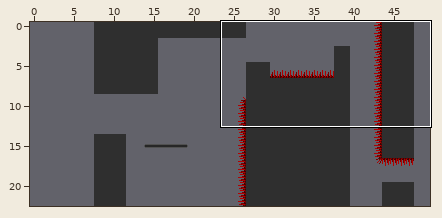
Two states of a Tiled map (JSON), Bin/Levels/Level_11.json. Above: a wide view before the commit, with the close-up outlined.
Close-up. As it was:
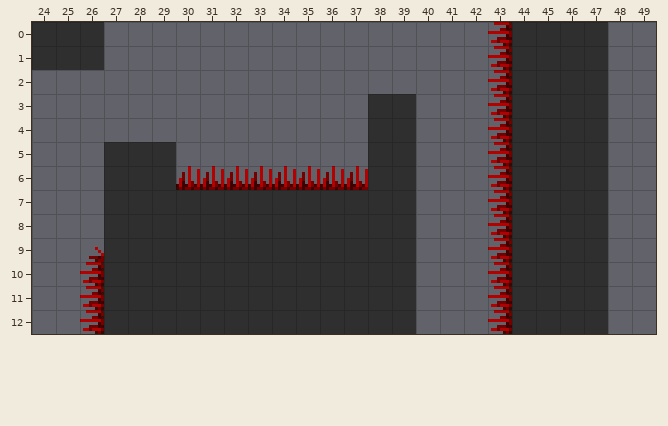
Cells are 8x8 px. Shown: x 24..49, y 0..12. The commit also changed other parts of the map, which this record leaves out. The old version is drawn lined up with the new one.
Now the later version:
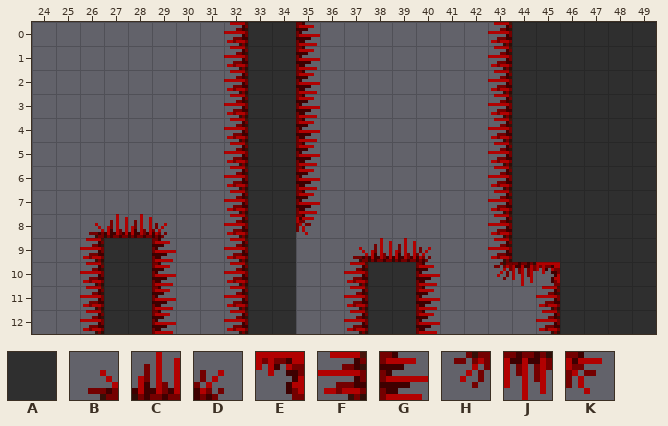
Key: from "passontileset": A 321, B 337, C 338, D 339, E 342, F 369, G 371, H 401, J 402, K 403.
_ is an empty cell.
The edit:
map size 40x23 -> 50x23 cells (old content now starts at 8,0; both pictures use the new coordinates)
Layer "FG1":
The author changed tile C to tile A in row 6 at x 33 to 34.
Tile A now appears in rows 0 to 5 at x 33 to 34 and 48 to 49; in rows 6 to 12 at x 48 to 49.
The author changed tile A to tile B in row 9 at x 37.
Tile B now appears in row 8 at x 26.
The author changed tile A to tile C in row 8 at x 27 to 28; in row 9 at x 38 to 39.
The author changed tile A to tile D in row 8 at x 29.
Tile D now appears in row 9 at x 40.
The author changed tile A to tile E in row 10 at x 45.
The author changed tile A to tile F in rows 7 to 9 at x 32; in row 10 at x 32 and 37; in rows 11 to 12 at x 32, 37 and 45.
The author changed tile B to tile F in row 9 at x 26.
The author changed tile C to tile F in row 6 at x 32.
Tile F now appears in rows 0 to 5 at x 32.
The author changed tile A to tile G in row 7 at x 35; in rows 9 to 12 at x 29.
The author changed tile C to tile G in row 6 at x 35.
Tile G now appears in rows 0 to 5 at x 35; in rows 10 to 12 at x 40.
The author changed tile F to tile H in row 10 at x 43.
The author changed tile A to tile J in row 10 at x 44.
The author changed tile A to tile K in row 8 at x 35.
The edit erases tile A in rows 0 to 1 at x 24 to 26; in rows 3 to 4 at x 38 to 39; in rows 5 to 6 at x 27 to 29 and 38 to 39; in row 7 at x 27 to 31 and 36 to 39; in row 8 at x 30 to 31 and 36 to 39; in rows 9 to 10 at x 30 to 31 and 35 to 36.
The edit erases tile A in rows 11 to 12 at x 30 to 31, 35 to 36 and 44.
The edit erases tile C in row 6 at x 30 to 31 and 36 to 37.
The edit erases tile F in rows 11 to 12 at x 43.
Boxes around the changes in both close-ups, in picture pixels (x1, y1, x2, y2):
changed: (32, 22, 440, 334)
added: (608, 22, 656, 334)
changed: (488, 262, 560, 334)
